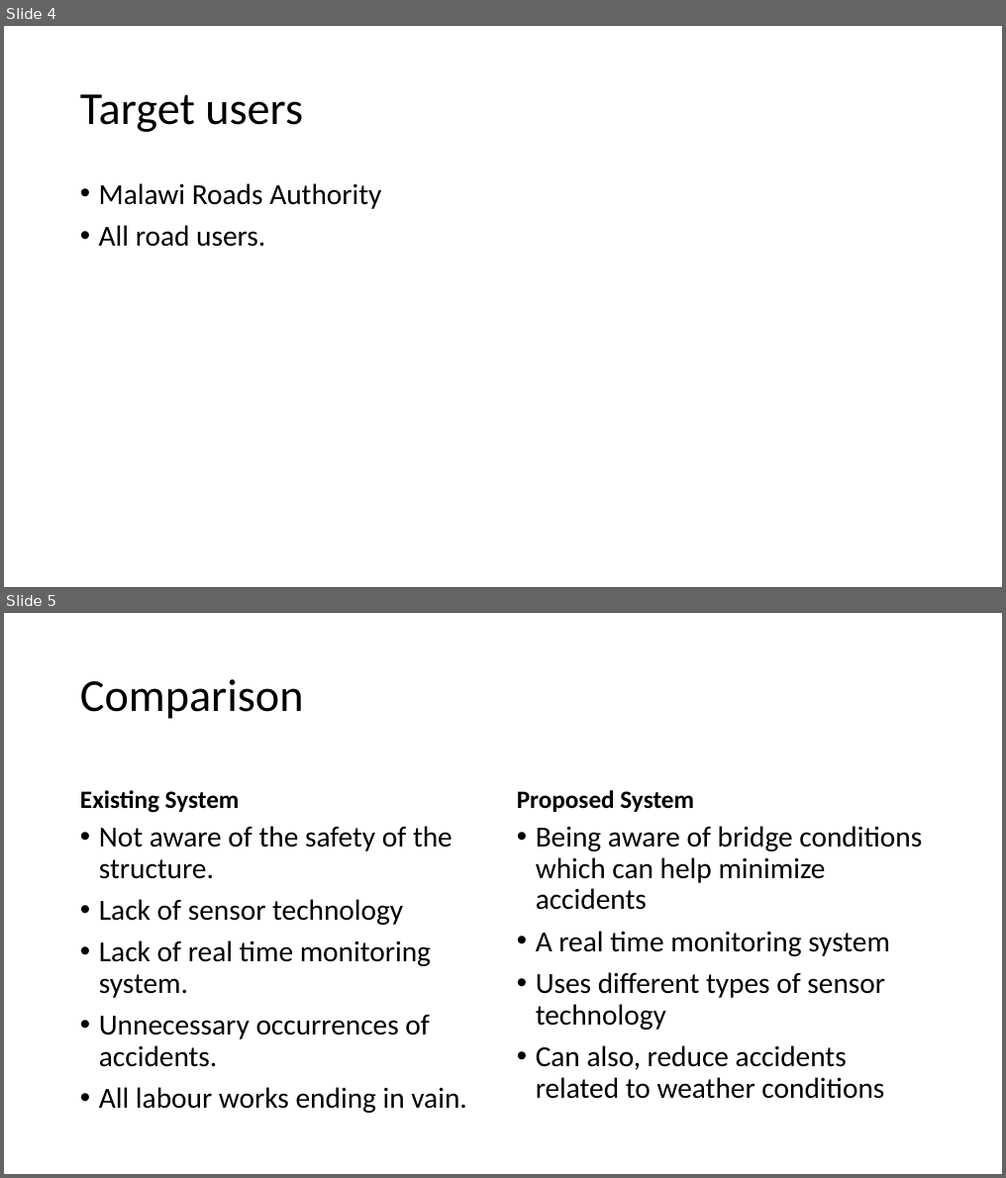
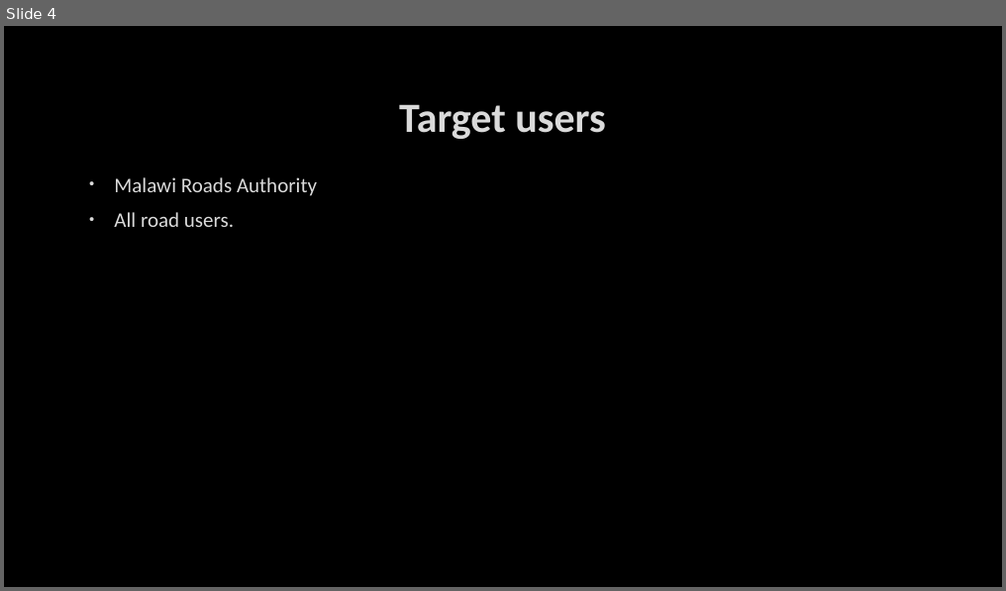
Before and after one commit to patrickmabziness360/Bridge_Health_Monitoring_System, a slide deck: Project Documents/IOT BRIDGE HEALTH MONITORING SYSTEM.pptx. Shown one above the other, each under a label of ours: slides 4 and 5 before the commit, slide 4 after it. The pictures are 1006x1178 and 1006x591 pixels, drawn with LibreOffice and Linux fonts; fonts in the diff are those of the drawing; background and template pictures are left out. Boxes give left, top, right and bottom in pixels: in the first picture for what was removed or moved away, otherwise in the second. Text is boxed around its words. In the diff, an @@ line names an element or a change of style, - is before the commit and + after.

```diff
--- a/Project Documents/IOT BRIDGE HEALTH MONITORING SYSTEM.pptx
+++ b/Project Documents/IOT BRIDGE HEALTH MONITORING SYSTEM.pptx
@@ slide 5 removed at (x1=4, y1=613, x2=1002, y2=1174), background #FFFFFF @@
@@ title removed at (x1=80, y1=679, x2=304, y2=719) @@
-Comparison
@@ text removed at (x1=80, y1=790, x2=240, y2=813) @@
-Existing System
@@ text removed at (x1=517, y1=790, x2=694, y2=812) @@
-Proposed System
@@ text removed at (x1=99, y1=826, x2=466, y2=1113) @@
-• Not aware of the safety of the structure.
-• Lack of sensor technology
-• Lack of real time monitoring system.
-• Unnecessary occurrences of accidents.
-• All labour works ending in vain.
@@ text removed at (x1=536, y1=826, x2=922, y2=1099) @@
-• Being aware of bridge conditions which can help minimize accidents
-• A real time monitoring system
-• Uses different types of sensor technology
-• Can also, reduce accidents related to weather conditions
@@ slide 4 changed as well @@
@@ background #FFFFFF to picture (left out) @@
@@ title "Target users" moved from (x1=80, y1=94, x2=303, y2=132) to (x1=399, y1=104, x2=605, y2=139) @@
@@ title "Target users" at (x1=399, y1=104, x2=605, y2=139): size 44 to 40 pt, text colour #000000 to #DADADA, letter outline none to #404040 0.75 pt, bold on; alignment left to centre; line spacing 0.9 to 1 @@
@@ text "Malawi Roads Authority" moved from (x1=99, y1=183, x2=381, y2=247) to (x1=114, y1=177, x2=317, y2=227) @@
@@ text "Malawi Roads Authority" at (x1=114, y1=177, x2=317, y2=227): size 28 to 20 pt, text colour #000000 to #DADADA, letter outline none to #404040 0.75 pt; indent changed; line spacing 0.9 to 1 @@
```
Also in this commit, not shown: 5 other slides changed, 1 slide added, 1 other slide removed, 1 other file.
